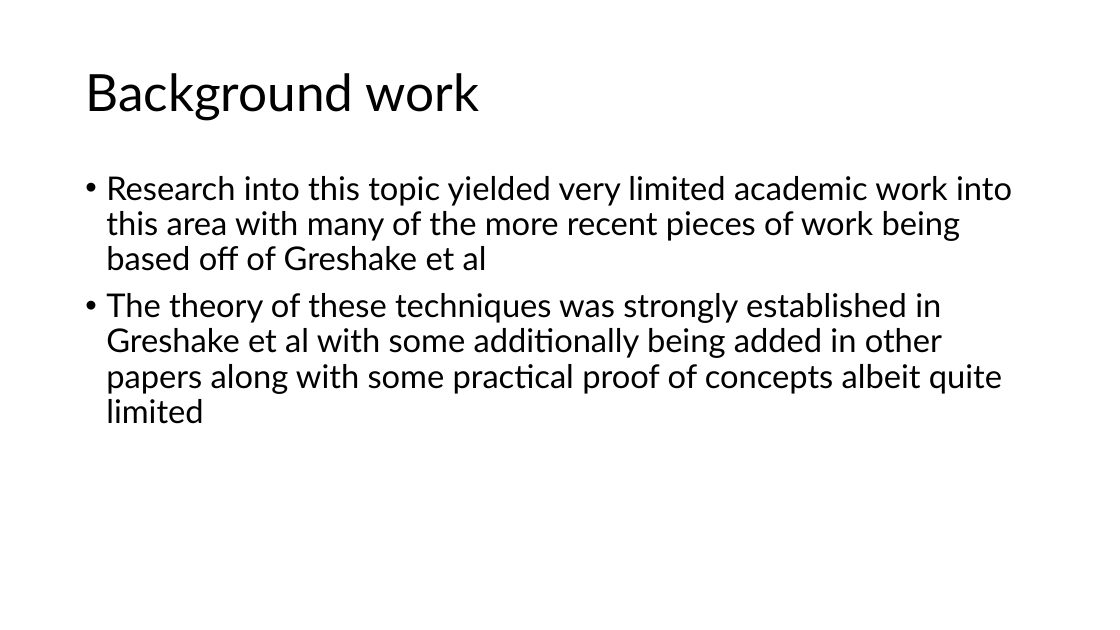
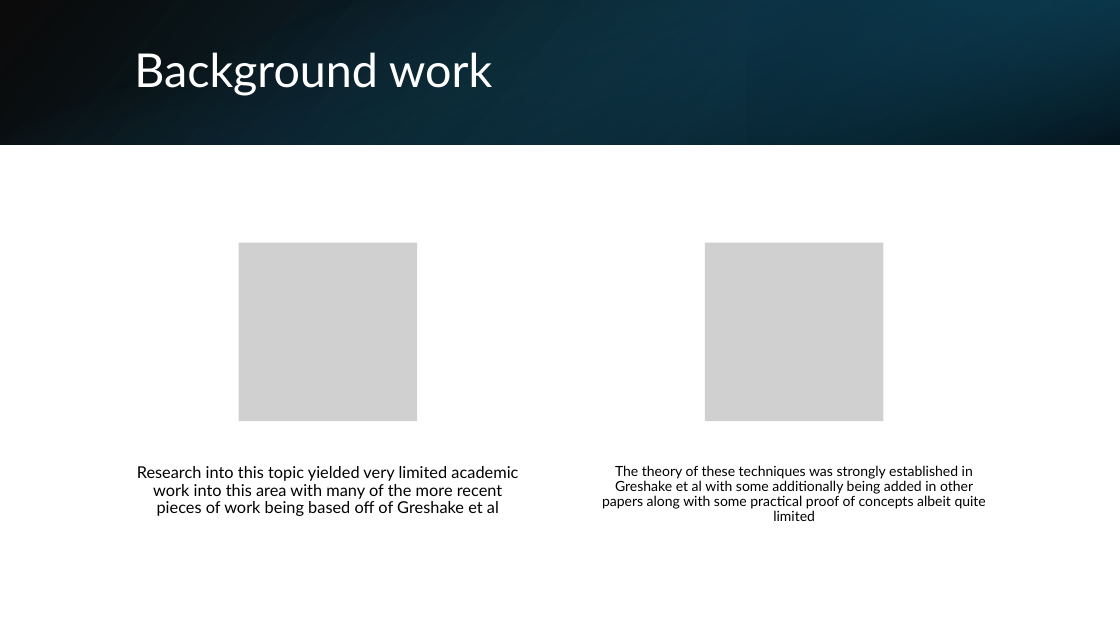
Before and after one commit to Fitch-Gamer/Bachelors-Dissertation, a slide deck: slide 8 of Demonstration of progress/Demonstration of progress.pptx. Drawn at 1120x630 pixels with LibreOffice and Linux fonts; fonts in the diff are those of the drawing; grey boxes stand for pictures. Boxes give left, top, right and bottom in pixels: in the first picture for what was removed or moved away, otherwise in the second. Text is boxed around its words. In the diff, an @@ line names an element or a change of style, - is before the commit and + after.

```diff
--- a/Demonstration of progress/Demonstration of progress.pptx
+++ b/Demonstration of progress/Demonstration of progress.pptx
@@ rectangle added at box(0, 0, 1120, 145), fill gradient #000000 to #104862 @@
@@ rectangle added at box(0, 0, 1120, 145), fill gradient #156082 to #000000 @@
@@ rectangle added at box(747, 0, 1120, 145), fill gradient #0B3041 to #156082 @@
@@ title "Background work": place and size @@
-title "Background work" at box(85, 73, 480, 120)
+title "Background work" at box(134, 52, 492, 96)
@@ title "Background work" at box(134, 52, 492, 96): size 44 to 40 pt, text colour #000000 to #FFFFFF @@
@@ text removed at box(106, 176, 1012, 424) @@
-• Research into this topic yielded very limited academic work into this area with many of the more recent pieces of work being based off of Greshake et al
-• The theory of these techniques was strongly established in Greshake et al with some additionally being added in other papers along with some practical proof of concepts albeit quite limited
@@ group added at box(137, 243, 986, 521): 2 pictures, 2 texts @@
+Research into this topic yielded very limited academic work into this area with many of the more recent pieces of work being based off of Greshake et al
+The theory of these techniques was strongly established in Greshake et al with some additionally being added in other papers along with some practical proof of concepts albeit quite limited
```
Also in this commit, not shown: 12 other slides changed, 1 other file.
